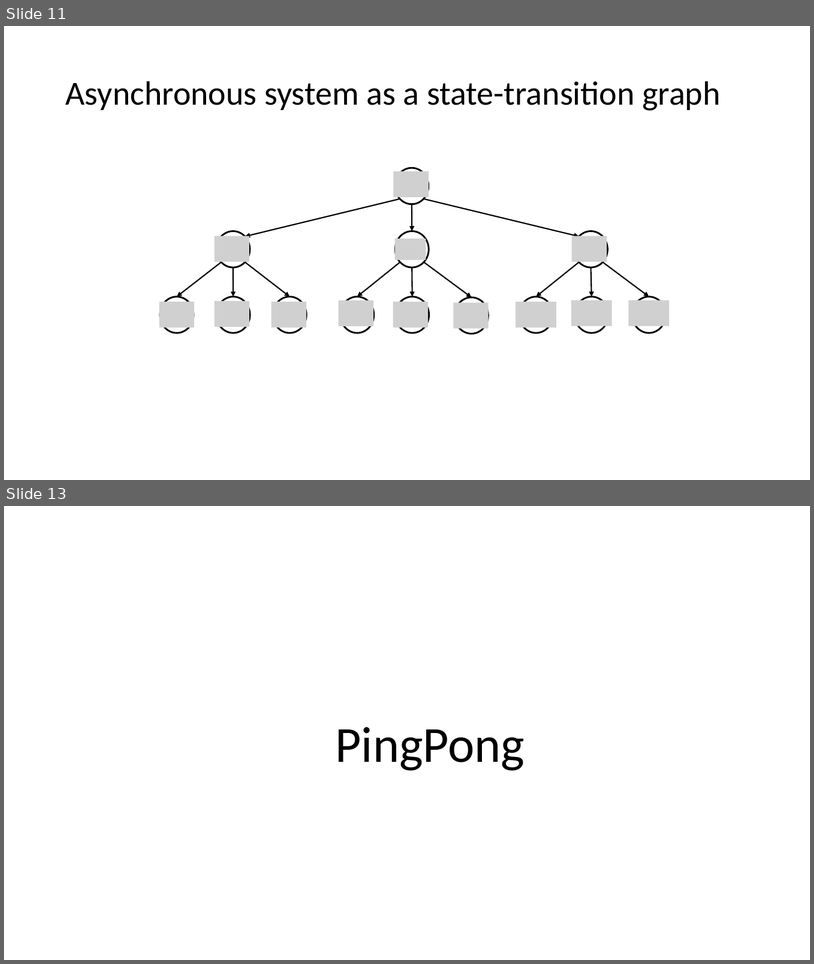
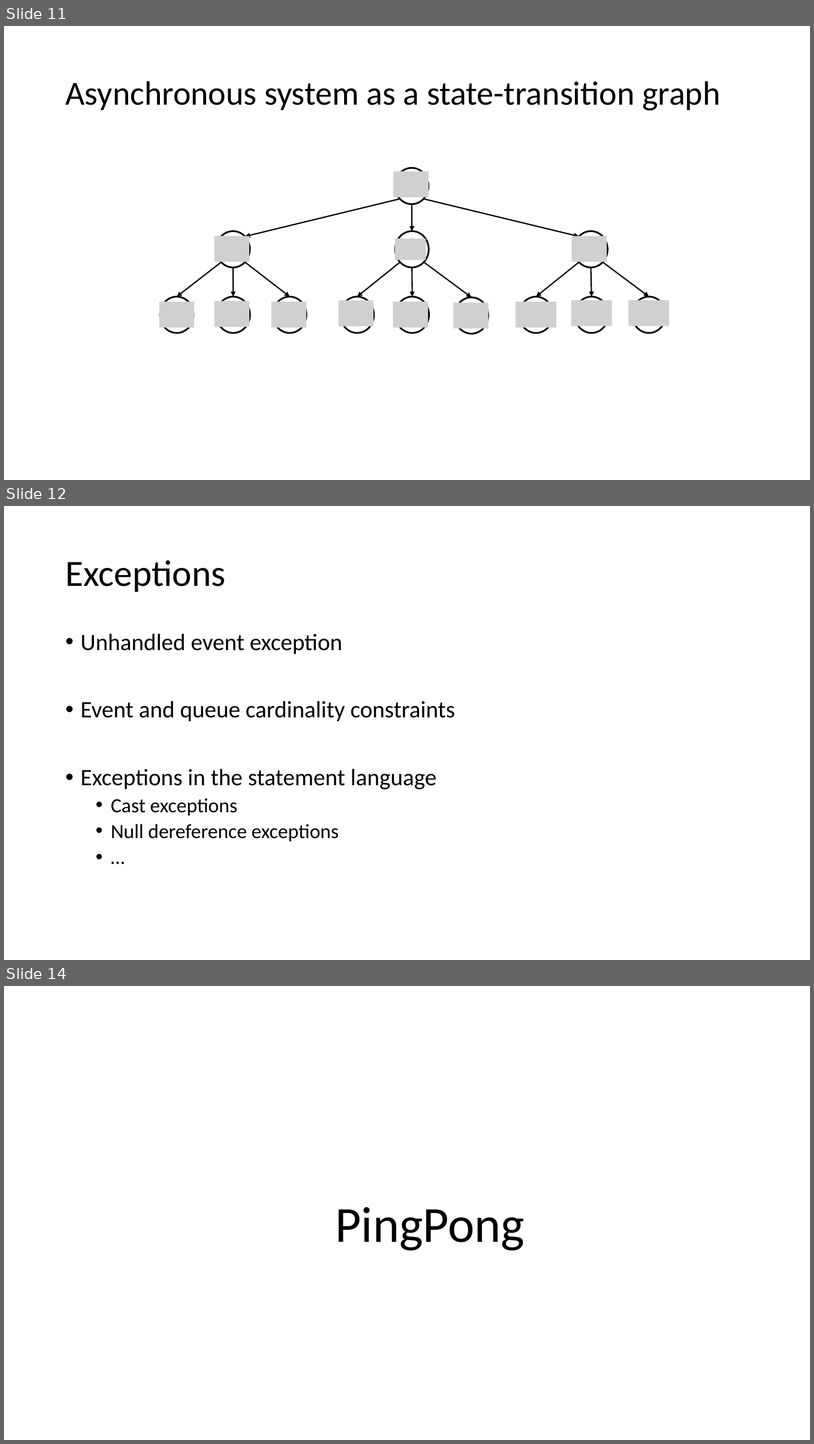
Before and after one commit to p-org/P, a slide deck: Tutorial/P-tutorial.pptx. Shown one above the other, each under a label of ours: slides 11 and 13 before the commit, slides 11, 12 and 14 after it; the slides between them are not shown. The pictures are 814x964 and 814x1444 pixels, drawn with LibreOffice and Linux fonts; fonts in the diff are those of the drawing; grey boxes stand for pictures. Boxes give left, top, right and bottom in pixels: in the first picture for what was removed or moved away, otherwise in the second. Text is boxed around its words. In the diff, an @@ line names an element or a change of style, - is before the commit and + after.

```diff
--- a/Tutorial/P-tutorial.pptx
+++ b/Tutorial/P-tutorial.pptx
@@ slide 12 added at <box>4,506,810,960</box>, background #FFFFFF @@
@@ title added at <box>65,560,225,592</box>, 44 pt, text #000000 @@
+Exceptions
@@ text added at <box>81,633,456,841</box>, 28 pt, text #000000 @@
+• Unhandled event exception
+• Event and queue cardinality constraints
+• Exceptions in the statement language
+  • Cast exceptions
+  • Null dereference exceptions
+  • …
@@ what was slide 13 is now slide 14 @@
```
Also in this commit, not shown: 2 slides changed, 2 other slides added.
